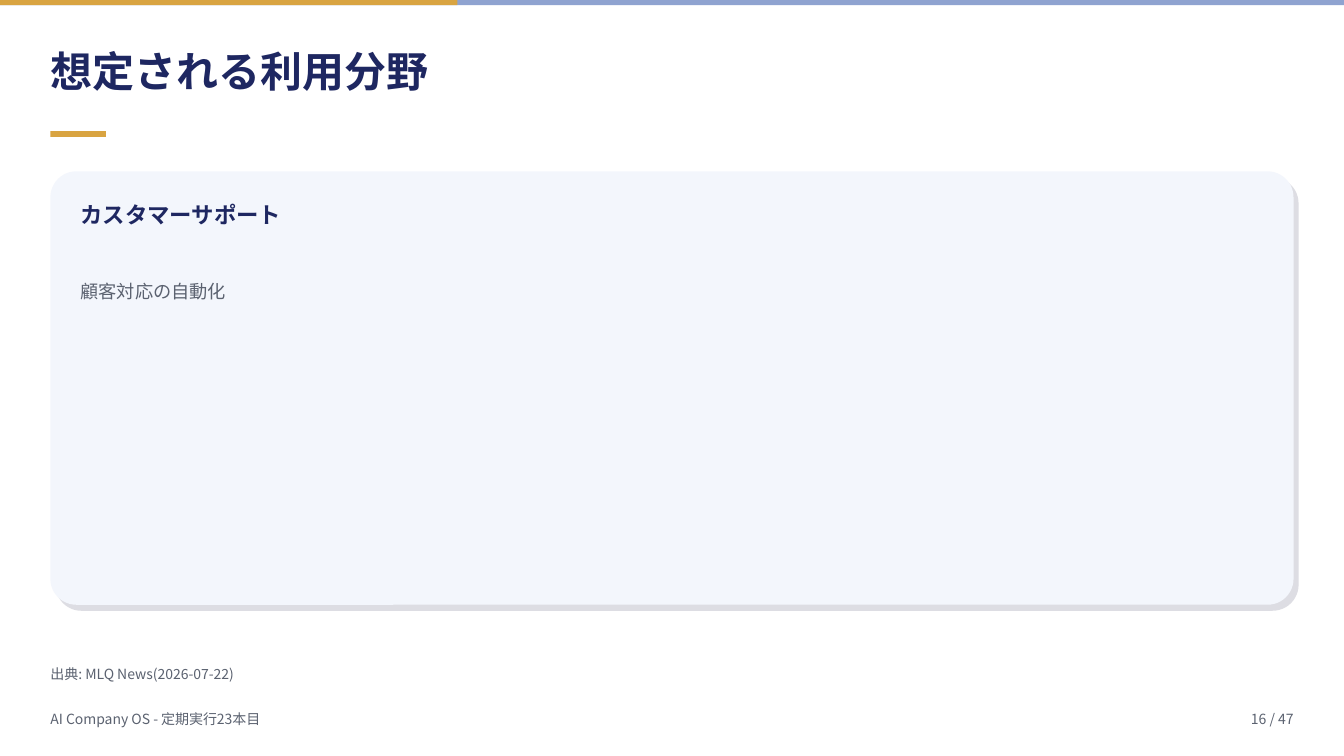
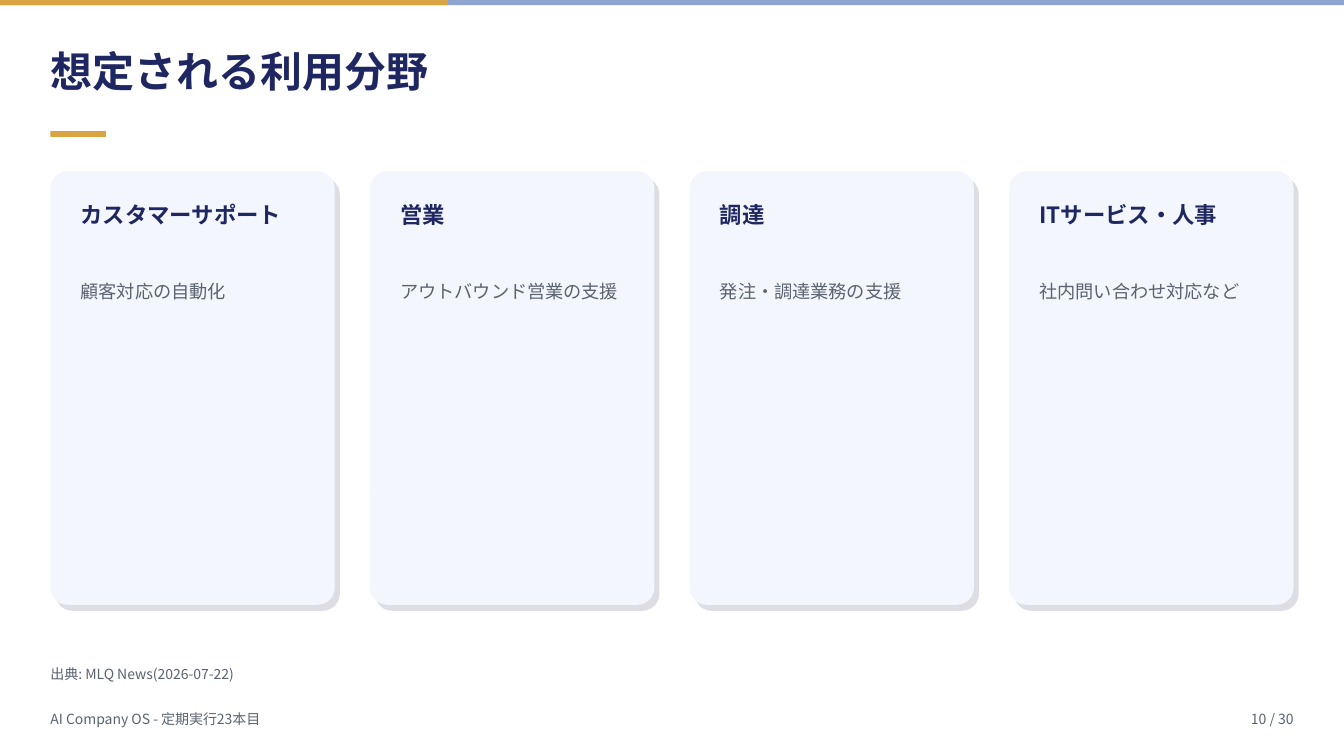
Before and after one commit to mako0120/llm-travel-mvp, a slide deck: slide 10 of ai-company-os/assets/2026-07-23_openai-presence-agent-platform/deck.pptx (slide 16 before the commit). Drawn at 1344x756 pixels with LibreOffice and Linux fonts; fonts in the diff are those of the drawing. Boxes give left, top, right and bottom in pixels: in the first picture for what was removed or moved away, otherwise in the second. Text is boxed around its words. In the diff, an @@ line names an element or a change of style, - is before the commit and + after.

```diff
--- a/ai-company-os/assets/2026-07-23_openai-presence-agent-platform/deck.pptx
+++ b/ai-company-os/assets/2026-07-23_openai-presence-agent-platform/deck.pptx
@@ rectangle: place and size @@
-rectangle at (0,0,458,5)
+rectangle at (0,0,448,5)
@@ rounded rectangle added at (50,171,335,605), fill #F3F6FC @@
@@ rounded rectangle added at (55,177,340,611), fill #DDDDE3 @@
@@ rounded rectangle: place and size @@
-rounded rectangle at (50,171,1294,605)
+rounded rectangle at (370,171,654,605)
@@ rounded rectangle added at (375,177,659,611), fill #DDDDE3 @@
@@ rounded rectangle added at (690,171,974,605), fill #F3F6FC @@
@@ rounded rectangle: place and size @@
-rounded rectangle at (55,177,1299,611)
+rounded rectangle at (695,177,979,611)
@@ rounded rectangle added at (1009,171,1294,605), fill #F3F6FC @@
@@ rounded rectangle added at (1014,177,1299,611), fill #DDDDE3 @@
@@ text added at (400,204,445,225), 16 pt, text #1E2761, bold @@
+営業
@@ text added at (720,204,765,225), 16 pt, text #1E2761, bold @@
+調達
@@ text added at (1039,204,1217,225), 16 pt, text #1E2761, bold @@
+ITサービス・人事
@@ text added at (400,282,618,300), 13 pt, text #5B6270 @@
+アウトバウンド営業の支援
@@ text added at (720,282,902,300), 13 pt, text #5B6270 @@
+発注・調達業務の支援
@@ text added at (1039,282,1239,300), 13 pt, text #5B6270 @@
+社内問い合わせ対応など
@@ text at (1251,713,1294,724): text changed @@
-16 / 47
+10 / 30
```
Also in this commit, not shown: 26 other slides changed, 2 slides added, 19 slides removed, 5 other files.
